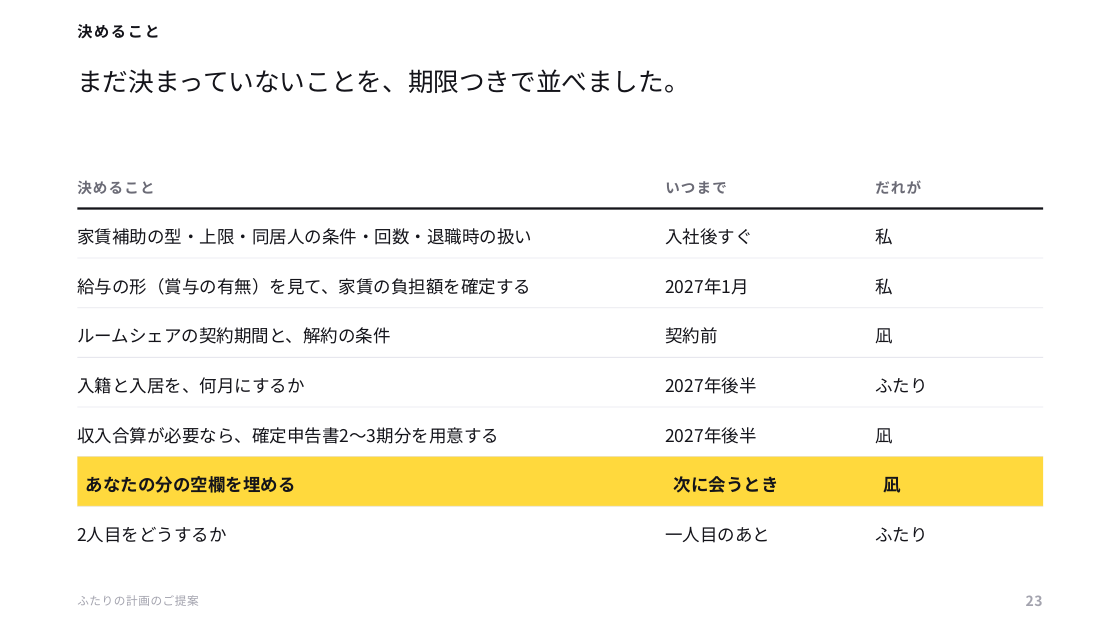
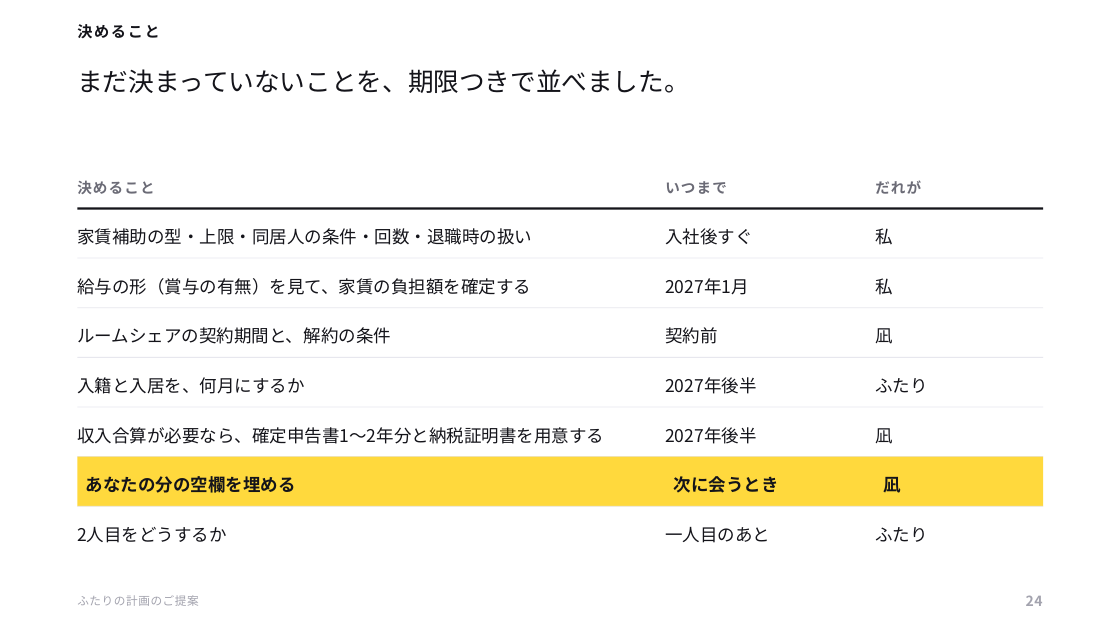
Before and after one commit to ayaka1933-glitch/portfolio, a slide deck: slide 24 of proposal/ふたりの計画のご提案.pptx (slide 23 before the commit). Drawn at 1120x630 pixels with LibreOffice and Linux fonts; fonts in the diff are those of the drawing. Boxes give left, top, right and bottom in pixels: in the first picture for what was removed or moved away, otherwise in the second. Text is boxed around its words. In the diff, an @@ line names an element or a change of style, - is before the commit and + after.

```diff
--- a/proposal/ふたりの計画のご提案.pptx
+++ b/proposal/ふたりの計画のご提案.pptx
@@ text at [77, 427, 604, 444]: text changed @@
-収入合算が必要なら、確定申告書2〜3期分を用意する
+収入合算が必要なら、確定申告書1〜2年分と納税証明書を用意する
@@ text at [1026, 595, 1043, 606]: text changed @@
-23
+24
```
Also in this commit, not shown: 6 other slides changed, 1 slide added, 3 other files.
